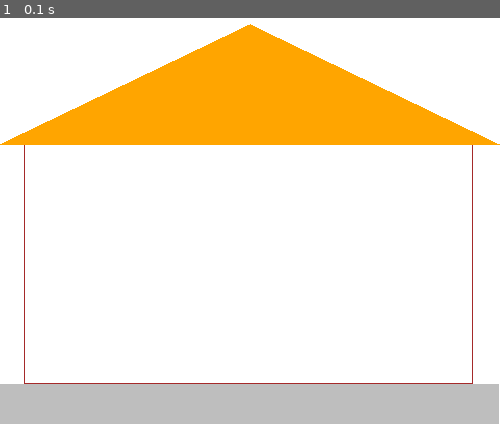
Above: before the commit, frame 1.
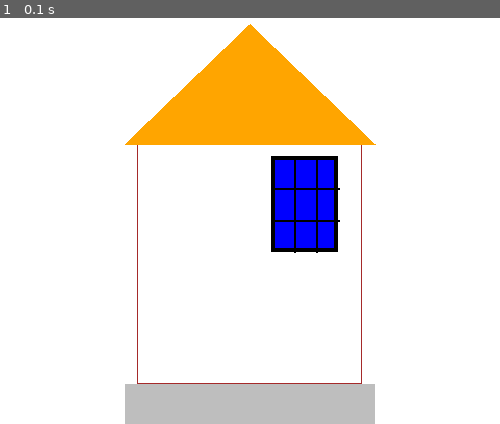
Above: after the commit, the same moment.

Repository: DmFors/MFTI_lec_5
Game: pygame game, started from PyGame_Draw_House.py
Same seed, same stepped clock (60 frames per second), same inputs: the game is played once before the commit and once after it.
Inputs:
- Up to frame 1 (0.1 s): no input

The runs differ from the first frame. In frame 1, 16% of the frame differs, in the area x 0-100%, y 1-100%.

Commit message:
Реализовал draw_house_window, draw_house_window_frame, convert_point.
Реализовал функцию создания окна. Реализовал функцию создания перегородок на окне. Добавил в функцию создания окна выбор расположения окна в стене по декартовым четвертям.
Также реализовал функцию для конвертации опорной точки прямоугольника в  более удобную форму.

Diff:
--- a/PyGame_Draw_House.py
+++ b/PyGame_Draw_House.py
@@ -1,5 +1,6 @@
 import pygame
 from pygame.draw import *
+
 pygame.init()
 
 
@@ -7,7 +8,7 @@
     a, b, heading = 500, 500, 'Drawing House with PyGame'
     sc = prepare_for_drawing(a, b, heading)
 
-    x, y, width, height = 250, 500, 499, 400
+    x, y, width, height = 250, 500, 250, 400
     draw_house(sc, x, y, width, height)
 
     fps = 30
@@ -53,6 +54,8 @@
     height_wall = 0.6 * height
     draw_house_walls(sc, x_wall, y_wall, width_wall, height_wall)
 
+    draw_house_window(sc, x_wall, y_wall, width_wall, height_wall, 1)
+
     x_roof = x
     y_roof = y - (height_fnd + height_wall)
     width_roof = width
@@ -71,9 +74,10 @@
     :param height: высота фундамента
     :return: None
     """
-    start_point = x - width // 2 - width % 2, y - height
+    start_point = convert_point(x, y, width, height)
+    end_point = width, height
     color = 'grey'
-    rect(sc, color, (start_point, (width, height)))
+    rect(sc, color, (start_point, end_point))
 
 
 def draw_house_walls(sc, x, y, width, height):
@@ -87,10 +91,68 @@
     :param height: высота стены
     :return: None
     """
-    start_point = x - width // 2 - width % 2, y - height
+    start_point = convert_point(x, y, width, height)
+    end_point = width, height
     color = 'brown'
     width_wall = 1
-    rect(sc, color, (start_point, (width, height)), width_wall)
+    rect(sc, color, (start_point, end_point), width_wall)
+
+
+def draw_house_window(sc, x_wall, y_wall, width_wall, height_wall, quarter):
+    """
+    Рисует окно дома в опорной точке (x, y).
+    За опорную точку взята нижняя срединная точка одного из 4 сегментов стены дома.
+    Сегменты поделены и пронумерованы по правилам четвертей декартовой системы координат.
+    :param sc: экран для вывода рисунка
+    :param x_wall: расстояние от левой границы экрана программы до опорной точки стены
+    :param y_wall: расстояние от верхней границы экрана программы до опорной точки стены
+    :param width_wall: ширина окна
+    :param height_wall: высота окна
+    :param quarter: четверть декартовой системы координат
+    :return: None
+    """
+    if quarter > 2:
+        y_window = y_wall
+        if quarter == 3:
+            x_window = x_wall - width_wall // 4
+        else:
+            x_window = x_wall + width_wall // 4
+    else:
+        y_window = y_wall - height_wall // 2
+        if quarter == 2:
+            x_window = x_wall - width_wall // 4
+        else:
+            x_window = x_wall + width_wall // 4
+
+    n, m = 0.6, 0.8  # window proportions relative to the quarter
+    width_window = n * (width_wall // 2)
+    height_window = m * (height_wall // 2)
+
+    y_window -= (1 - m) / 2 * (width_wall // 2)
+
+    start_point = convert_point(x_window, y_window, width_window, height_window)
+    end_point = width_window, height_window
+    color = 'blue'
+    rect(sc, color, (start_point, end_point))
+    color = 'black'
+    rect(sc, color, (start_point, end_point), 4)
+
+    N = 2  # count_of_separators
+    draw_house_window_frame(sc, start_point, width_window, height_window, N)
+
+
+def draw_house_window_frame(sc, start_point, width, height, N):
+    x_tmp, y_tmp = start_point
+    dx = width / (N + 1)
+    for _ in range(N):
+        x_tmp += dx
+        line(sc, 'black', (x_tmp, y_tmp), (x_tmp, y_tmp + height), 2)
+
+    x_tmp, y_tmp = start_point
+    dy = height / (N + 1)
+    for _ in range(N):
+        y_tmp += dy
+        line(sc, 'black', (x_tmp, y_tmp), (x_tmp + width, y_tmp), 2)
 
 
 def draw_house_roof(sc, x, y, width, height):
@@ -106,7 +168,7 @@
     """
     left_point = x - width // 2 - width % 2, y
     middle_point = x, y - height
-    right_point = x + width // 2    , y
+    right_point = x + width // 2, y
     point_list = [left_point, middle_point, right_point]
     color = 'orange'
     polygon(sc, color, point_list)
@@ -128,4 +190,16 @@
         clock.tick(fps)
 
 
+def convert_point(x, y, width, height):
+    """
+    Возвращает левую верхнюю точку прямоугольника по полученной опорной точке
+    :param x: координата опорной точки
+    :param y: координата опорной точки
+    :param width: ширина прямоугольника
+    :param height: высота прямоуголника
+    :return: левую верхнюю точку прямоугольника
+    """
+    return x - width // 2 - width % 2, y - height
+
+
 main()
